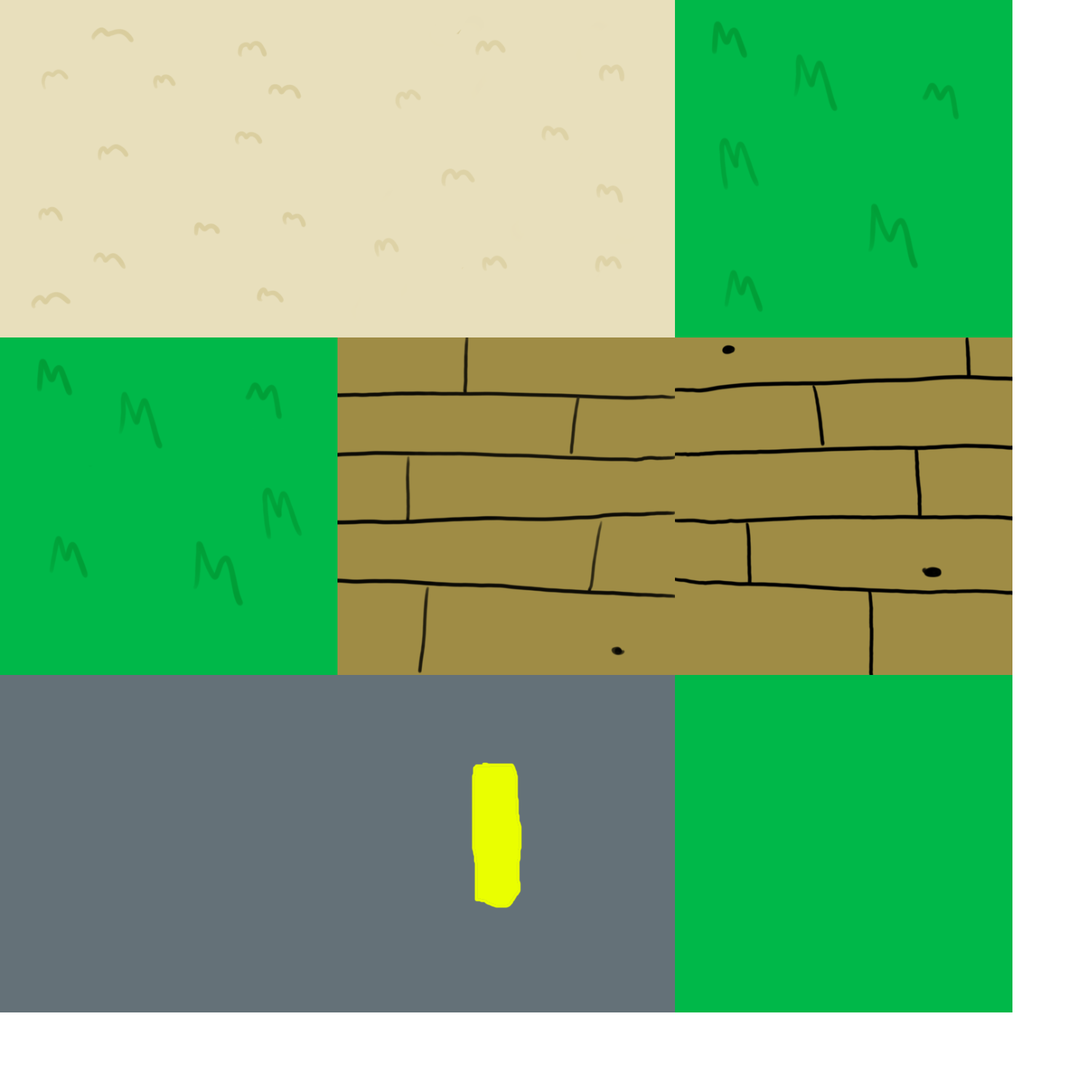
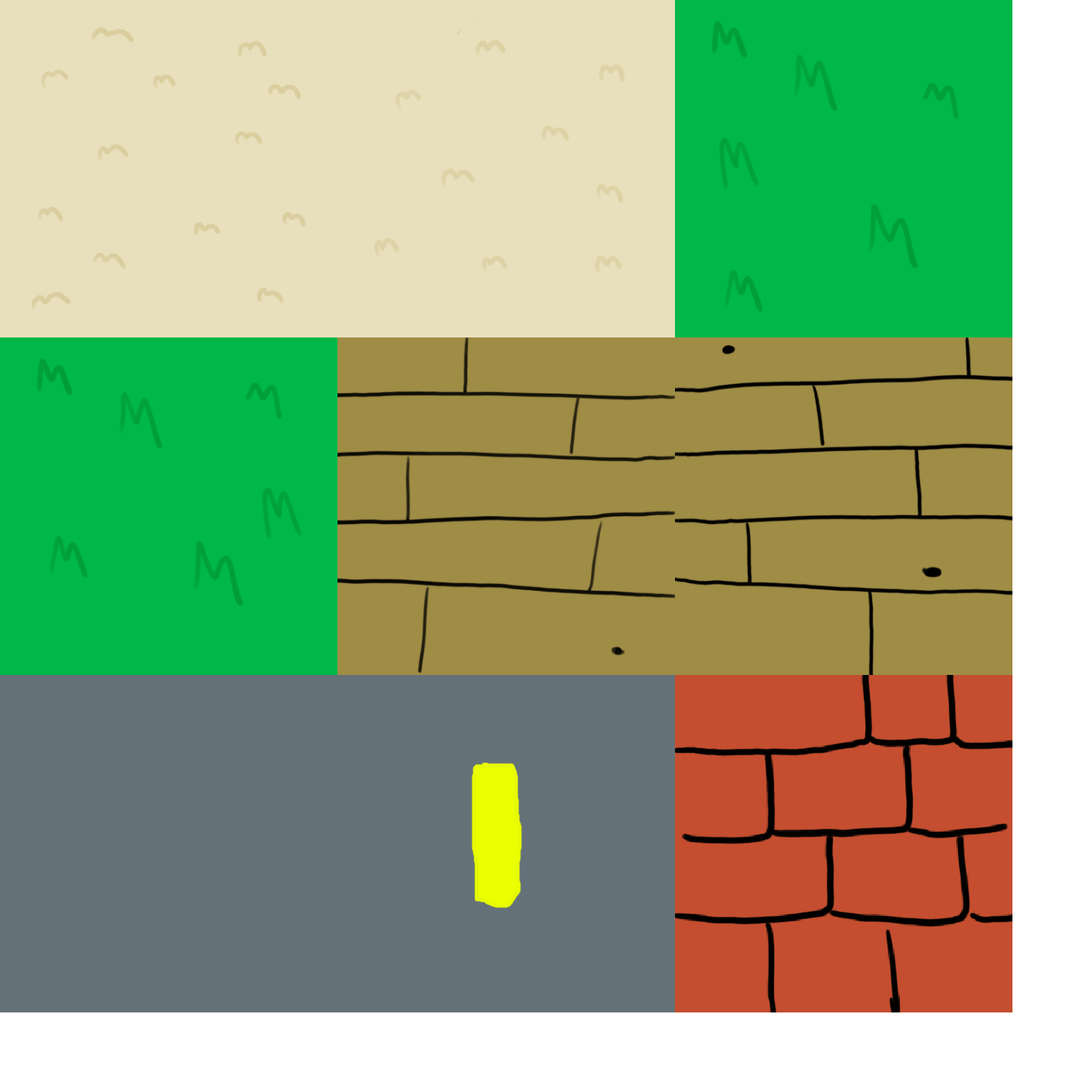
Comparing the layer stacks of the two (1091, 1091) images. Changes:
added layer "Layer 1" above "wood_2" over [left=675, top=675, right=1013, bottom=1013]
